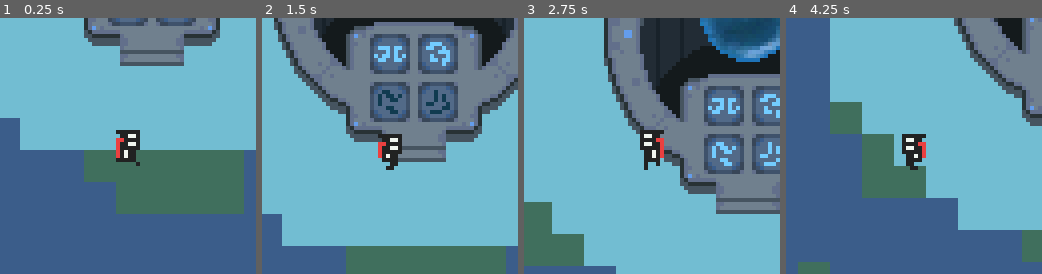
Above: before the commit, frames 1-4 (left to right).
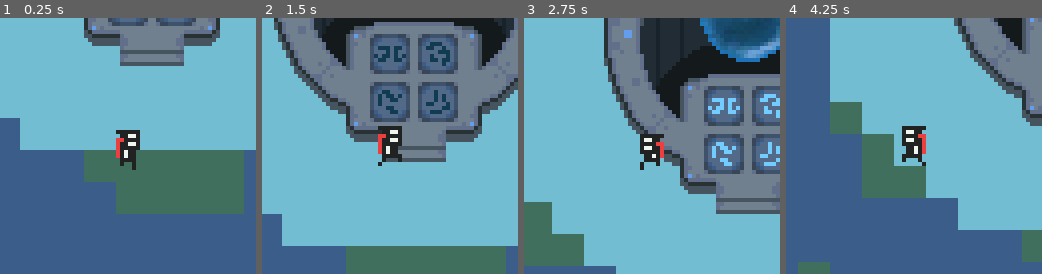
Above: after the commit, the same moments.

Repository: CertifiedIdiots/LowRez
Game: Godot game, scene res://Levels/Main.tscn
Same seed, same stepped clock (60 frames per second), same inputs: the game is played once before the commit and once after it.
Inputs:
- Up to frame 1 (0.25 s): no input
- Up to frame 2 (1.5 s): hold W (move_up) from 0.53 s (still down); tap Z (a) at 0.6 s; tap X (b) at 0.8, 1.35 s
- Up to frame 3 (2.75 s): tap C (c) at 1.55, 2.1 s; release W (move_up) at 2.03 s; hold A (move_left) from 2.03 s (still down); tap V (d) at 2.3 s
- Up to frame 4 (4.25 s): tap V (d) at 2.85 s; tap Z (a) at 3.05, 3.6 s; release A (move_left) at 3.53 s; hold Down (move_down) from 3.53 s (still down); tap X (b) at 3.8 s

The runs differ from the first frame. In frame 1, 0.1% of the frame differs, in the area x 45-55%, y 54-60%; in frame 2, 1.6%, in the area x 43-74%, y 9-60%; in frame 3, 0.6%; in frame 4, 0.8%.

Commit message:
Animated

Diff:
--- a/Objects/Core.tscn
+++ b/Objects/Core.tscn
@@ -6,23 +6,63 @@
 [ext_resource path="res://Art/Animations/runes/rune_A0_small.png" type="Texture" id=4]
 [ext_resource path="res://Art/Animations/runes/rune_D0_small.png" type="Texture" id=5]
 [ext_resource path="res://Art/Animations/runes/rune_C0_small.png" type="Texture" id=6]
+[ext_resource path="res://Art/Animations/runes/rune_A2_small.png" type="Texture" id=7]
+[ext_resource path="res://Art/Animations/runes/rune_B1_small.png" type="Texture" id=8]
+[ext_resource path="res://Art/Animations/runes/rune_B2_small.png" type="Texture" id=9]
+[ext_resource path="res://Art/Animations/runes/rune_C1_small.png" type="Texture" id=10]
+[ext_resource path="res://Art/Animations/runes/rune_D1_small.png" type="Texture" id=11]
+[ext_resource path="res://Art/Animations/runes/rune_A1_small.png" type="Texture" id=12]
+[ext_resource path="res://Art/Animations/runes/rune_D2_small.png" type="Texture" id=13]
+[ext_resource path="res://Art/Animations/runes/rune_C2_small.png" type="Texture" id=14]
+
+[sub_resource type="SpriteFrames" id=1]
+animations = [ {
+"frames": [ ExtResource( 4 ), ExtResource( 12 ), ExtResource( 7 ) ],
+"loop": false,
+"name": "default",
+"speed": 8.0
+} ]
+
+[sub_resource type="SpriteFrames" id=2]
+animations = [ {
+"frames": [ ExtResource( 3 ), ExtResource( 8 ), ExtResource( 9 ) ],
+"loop": false,
+"name": "default",
+"speed": 8.0
+} ]
+
+[sub_resource type="SpriteFrames" id=3]
+animations = [ {
+"frames": [ ExtResource( 6 ), ExtResource( 10 ), ExtResource( 14 ) ],
+"loop": false,
+"name": "default",
+"speed": 8.0
+} ]
+
+[sub_resource type="SpriteFrames" id=4]
+animations = [ {
+"frames": [ ExtResource( 5 ), ExtResource( 11 ), ExtResource( 13 ) ],
+"loop": false,
+"name": "default",
+"speed": 8.0
+} ]
 
 [node name="Core" type="Sprite"]
 texture = ExtResource( 2 )
 script = ExtResource( 1 )
 
-[node name="A" type="Sprite" parent="."]
+[node name="A" type="AnimatedSprite" parent="."]
 position = Vector2( -6, 13 )
-texture = ExtResource( 4 )
+frames = SubResource( 1 )
 
-[node name="B" type="Sprite" parent="."]
+[node name="B" type="AnimatedSprite" parent="."]
 position = Vector2( 6, 13 )
-texture = ExtResource( 3 )
+frames = SubResource( 2 )
 
-[node name="C" type="Sprite" parent="."]
+[node name="C" type="AnimatedSprite" parent="."]
 position = Vector2( -6, 25 )
-texture = ExtResource( 6 )
+frames = SubResource( 3 )
 
-[node name="D" type="Sprite" parent="."]
+[node name="D" type="AnimatedSprite" parent="."]
 position = Vector2( 6, 25 )
-texture = ExtResource( 5 )
+frames = SubResource( 4 )
--- a/Objects/Player.tscn
+++ b/Objects/Player.tscn
@@ -68,7 +68,7 @@
 
 [node name="Sprite" type="AnimatedSprite" parent="."]
 frames = SubResource( 5 )
-frame = 2
+frame = 6
 playing = true
 
 [node name="CollisionShape2D" type="CollisionShape2D" parent="."]
--- a/Scripts/Core.gd
+++ b/Scripts/Core.gd
@@ -24,10 +24,10 @@
 func _on_sequence_played(player: Node2D, sequence: String):
 	if (player.position - self.position).length() < 40:
 		if "a" in sequence:
-			$A.texture = rune_a
+			$A.play()
 		if "b" in sequence:
-			$B.texture = rune_b
+			$B.play()
 		if "c" in sequence:
-			$C.texture = rune_c
+			$C.play()
 		if "d" in sequence:
-			$D.texture = rune_d
+			$D.play()
Not shown: 1 places in Objects/Core.tscn that only renumber resources
